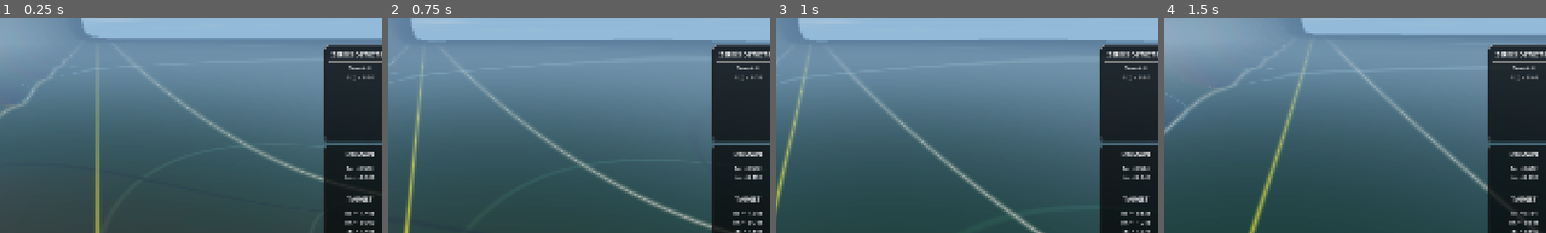
Above: before the commit, frames 1-4 (left to right).
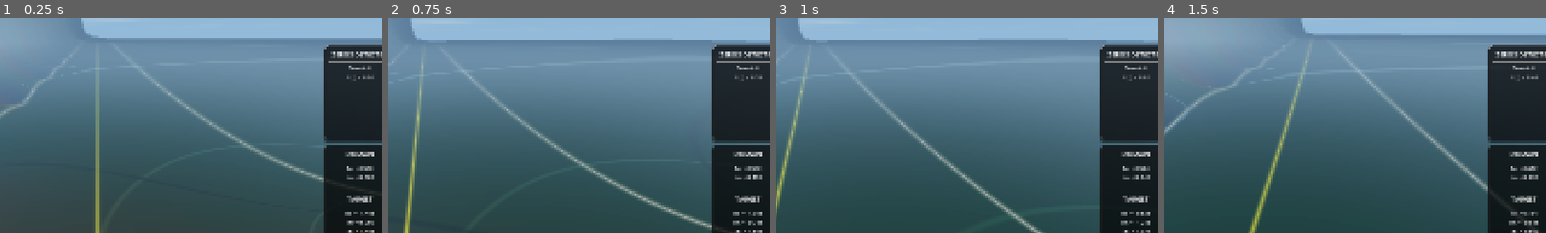
Above: after the commit, the same moments.

Repository: allanino/complex-functions-explorer
Game: Godot game, scene res://core/main.tscn
Same seed, same stepped clock (60 frames per second), same inputs: the game is played once before the commit and once after it.
Inputs (mouse positions are % of the whole screen's width and height, from its top left):
- Up to frame 1 (0.25 s): no input
- Up to frame 2 (0.75 s): tap Enter at 0.5 s; move the mouse to (55, 50) at 0.52 s; hold W (move_forward) from 0.53 s (still down); tap G at 0.6 s
- Up to frame 3 (1 s): keep holding W (move_forward); tap Space at 0.77 s
- Up to frame 4 (1.5 s): keep holding W (move_forward); move the mouse to (45, 50) at 1.27 s; tap N at 1.35 s
The pictures show only the part of the screen within x 37-87%, y 46-96%; the shares and areas given below are measured in that part.

The runs differ from the first frame. In frame 1, 0.2% of the frame differs, in the area x 90-98%, y 72-97%; in frame 2, nothing differs; in frame 3, nothing differs; in frame 4, nothing differs.

Commit message:
refactor: introduce _format_float_3 helper to ensure consistent float rounding across UI elements

Diff:
--- a/ui/main_ui.gd
+++ b/ui/main_ui.gd
@@ -612,8 +612,8 @@
 			var im_val = - player.global_position.z * 0.1 * scale_factor
 			if not is_finite(re_val): re_val = 0.5
 			if not is_finite(im_val): im_val = 0.0
-			re_input.text = "%.3f" % re_val
-			im_input.text = "%.3f" % im_val
+			re_input.text = _format_float_3(re_val)
+			im_input.text = _format_float_3(im_val)
 
 		preset_controller.update_preset_button_text()
 
@@ -733,6 +733,9 @@
 	var seconds = int(total_seconds) % 60
 	return "%02d:%02d:%02d" % [hours, minutes, seconds]
 
+func _format_float_3(val: float) -> String:
+	return "%.3f" % snappedf(val, 0.001)
+
 func _get_rvm_n(T: float) -> float:
 	if T <= 0.1:
 		return 0.0
@@ -983,7 +986,7 @@
 				speed_input.text = formatted_speed
 
 		if not _camera_height_modified and not camera_height_input.has_focus():
-			var formatted_height = "%.3f" % Config.camera_height
+			var formatted_height = _format_float_3(Config.camera_height)
 			if camera_height_input.text != formatted_height:
 				camera_height_input.text = formatted_height
 
@@ -1014,7 +1017,7 @@
 		# Show all visited zeros in the scrolling list
 		for i in range(total_count - 1, -1, -1):
 			zero = Config.visited_zeros[i]
-			last_zeros_text += "(%.3f, %.3f)\n" % [zero[0], zero[1]]
+			last_zeros_text += "(%s, %s)\n" % [_format_float_3(zero[0]), _format_float_3(zero[1])]
 
 		zeros_count_label.text = "Count: %d" % total_count
 
@@ -1044,8 +1047,13 @@
 	material.set_shader_parameter("emission", Config.terrain_emission)
 
 	var scale_factor = 1.0 / Config.effective_zoom
-	domain_label.text = "Re = %.3f\nIm = %.3f" % [x * 0.1 * scale_factor, -z * 0.1 * scale_factor]
-	var target_text = "Re = %.3f\nIm = %.3f\n|f| = %.3f" % [f.x, f.y, f.length()]
+	var val_re = x * 0.1 * scale_factor
+	var val_im = -z * 0.1 * scale_factor
+	var val_fx = f.x
+	var val_fy = f.y
+
+	domain_label.text = "Re = %s\nIm = %s" % [_format_float_3(val_re), _format_float_3(val_im)]
+	var target_text = "Re = %s\nIm = %s\n|f| = %s" % [_format_float_3(val_fx), _format_float_3(val_fy), _format_float_3(f.length())]
 	if f_data.get("is_multivalued", false):
 		target_text += "\nBranch k = %d" % Config.current_branch
 	target_label.text = target_text
